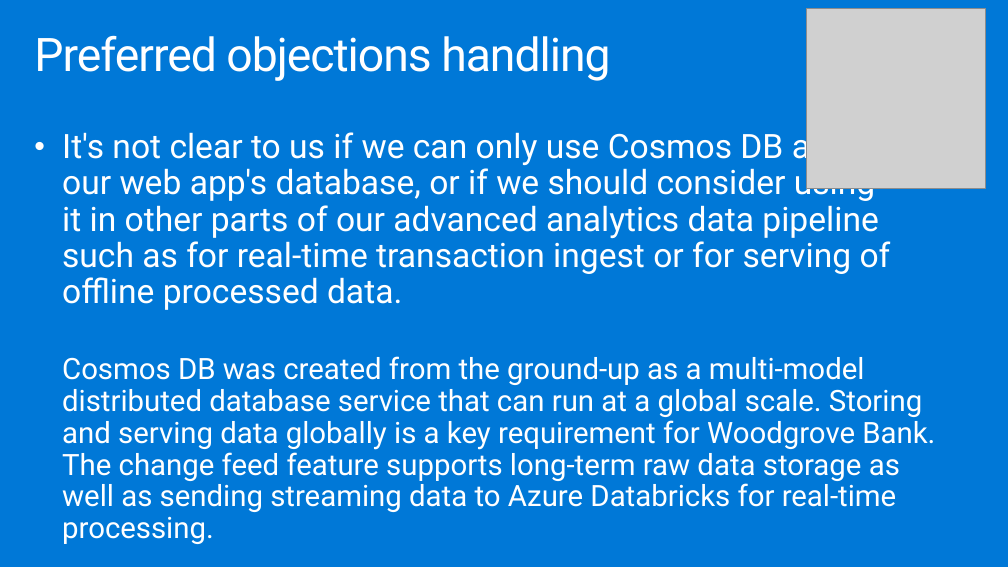
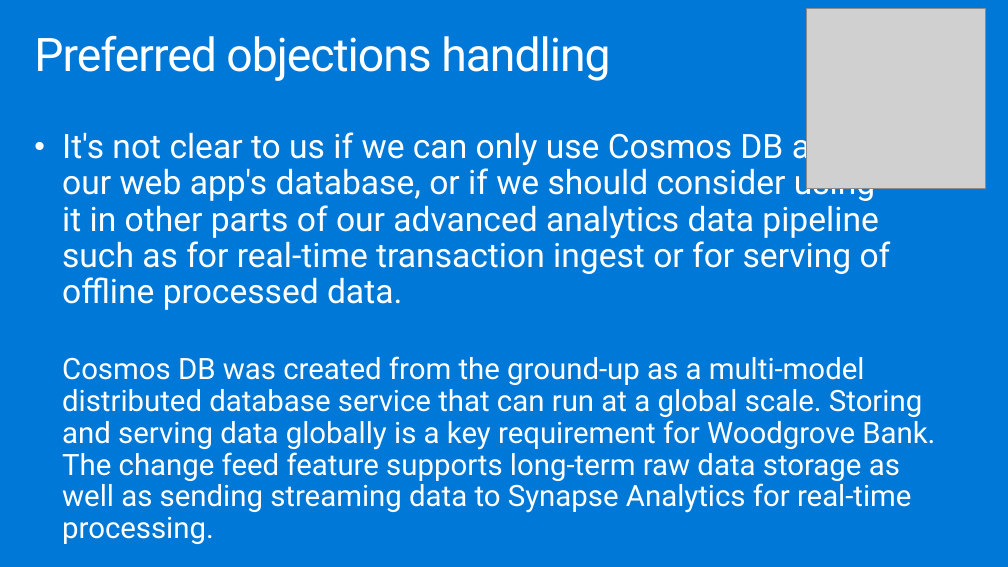
Before and after one commit to testjiho/innovative-fraud-detection, a slide deck: slide 27 of Whiteboard design session/WDS trainer presentation - Cosmos DB Real Time Advanced Analytics.pptx. Drawn at 1008x567 pixels with LibreOffice and Linux fonts; fonts in the diff are those of the drawing; grey boxes stand for pictures. Boxes give left, top, right and bottom in pixels: in the first picture for what was removed or moved away, otherwise in the second. Text is boxed around its words. In the diff, an @@ line names an element or a change of style, - is before the commit and + after.

```diff
--- a/Whiteboard design session/WDS trainer presentation - Cosmos DB Real Time Advanced Analytics.pptx
+++ b/Whiteboard design session/WDS trainer presentation - Cosmos DB Real Time Advanced Analytics.pptx
@@ text at [62, 356, 935, 544]: text changed @@
-  Cosmos DB was created from the ground-up as a multi-model distributed database service that can run at a global scale. Storing and serving data globally is a key requirement for Woodgrove Bank. The change feed feature supports long-term raw data storage as well as sending streaming data to Azure Databricks for real-time processing.
+  Cosmos DB was created from the ground-up as a multi-model distributed database service that can run at a global scale. Storing and serving data globally is a key requirement for Woodgrove Bank. The change feed feature supports long-term raw data storage as well as sending streaming data to Synapse Analytics for real-time processing.
```
Also in this commit, not shown: 7 other slides changed, 3 slides added, 3 slides removed, 1 other file.
